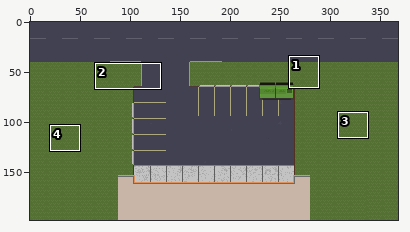
A sprite sheet gets an edit: images/maps/testtest.png. Above, an overview of the earlier version with the close-up marked.
Close-up. First the earlier version:
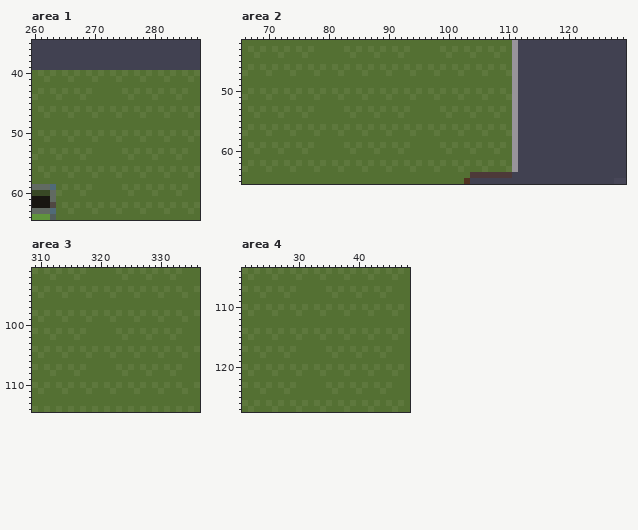
The file is 368x198 pixels. Colours within 5 levels of each other are drawn and written as one. Shown: area 1: x 260..287, y 35..64; area 2: x 66..129, y 42..65; area 3: x 309..336, y 91..114; area 4: x 21..48, y 104..127.
After:
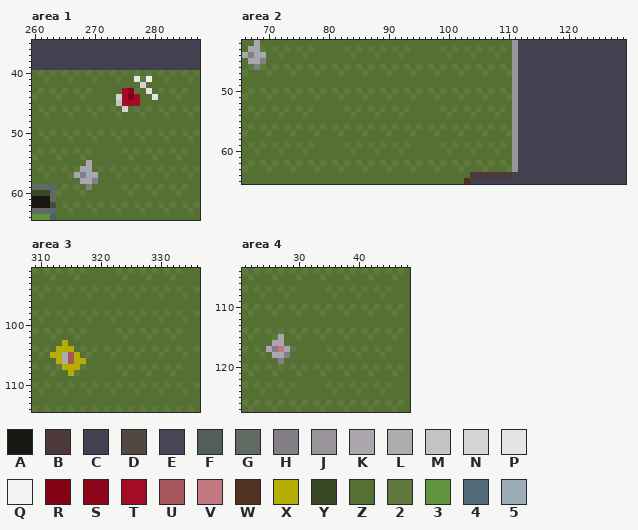
Palette (. is transparent): A #181611  B #4d3939  C #414151  D #504843  E #474657  F #525e5b  G #616a62  H #847e87  J #98949a  K #aba5ae  L #adadad  M #c3c3c3  N #d4d4d4  P #e5e5e5  Q #f2f2f2  R #810215  S #8f051c  T #a40c25  U #a5555b  V #c3797f  W #513221  X #b5ad02  Y #384825  Z #547033  2 #5e783d  3 #60943c  4 #506a77  5 #9badb7
Changes in this commit:
Changed rows in their new state; - is an unchanged pixel.
Area 1:
first column x 274:
41 ---P-Q-
42 ----N--
43 -TS--P-
44 NTRT--P
45 MTTT---
46 -N-----
first column x 267:
55 --K-
56 -KK-
57 KH5K
58 -KKH
59 --H-
Area 2:
first column x 66:
42 --K-
43 -KK-
44 KH5K
45 -KKH
46 --H-
first column x 128:
65 CC
Area 3:
first column x 312:
103 --X---
104 -XXX--
105 XXLUX-
106 -XLUXX
107 --XXX-
108 ---X--
Area 4:
first column x 25:
115 --K-
116 -KK-
117 KHVK
118 -KKH
119 --H-
Pixel boxes of the changes (left, top, right, bottom) in both close-ups:
changed: (116, 76, 158, 112)
changed: (74, 160, 98, 190)
changed: (242, 40, 266, 70)
changed: (614, 178, 626, 184)
changed: (50, 340, 86, 376)
changed: (266, 334, 290, 364)
